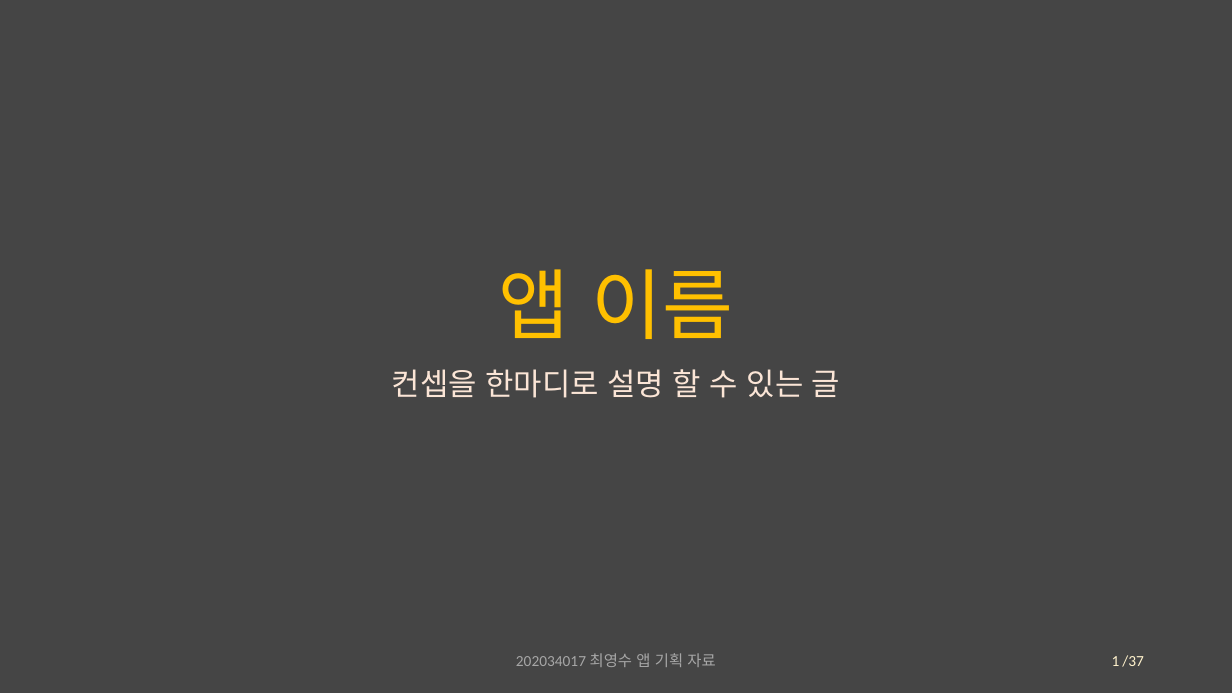
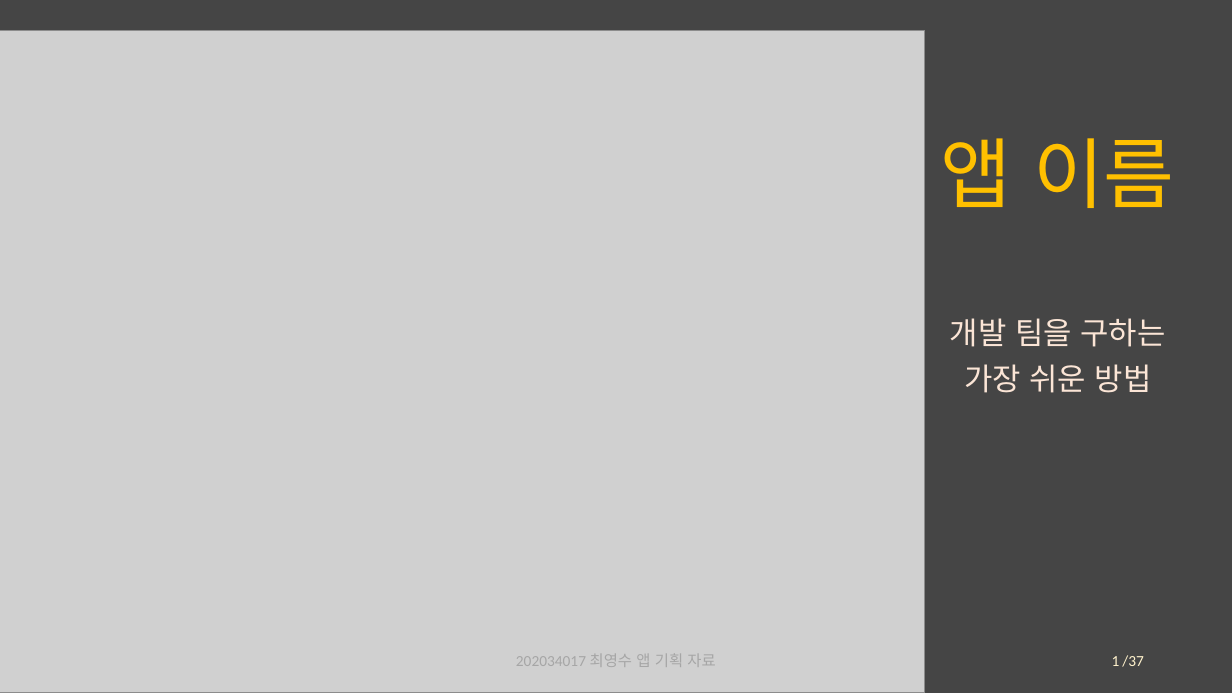
Before and after one commit to Chronos410/PartyCompetition, a slide deck: slide 1 of 대충 설계도.pptx. Drawn at 1232x693 pixels with LibreOffice and Linux fonts; fonts in the diff are those of the drawing; grey boxes stand for pictures. Boxes give left, top, right and bottom in pixels: in the first picture for what was removed or moved away, otherwise in the second. Text is boxed around its words. In the diff, an @@ line names an element or a change of style, - is before the commit and + after.

Commit message:
[CYS] word 기획서 추가, ppt 수정

```diff
--- a/대충 설계도.pptx
+++ b/대충 설계도.pptx
@@ picture added at [0, 30, 924, 693] @@
@@ title "앱 이름": place and size @@
-title "앱 이름" at [499, 269, 733, 339]
+title "앱 이름" at [941, 138, 1175, 208]
@@ subtitle at [950, 318, 1166, 393]: text changed @@
-컨셉을 한마디로 설명 할 수 있는 글
+개발 팀을 구하는
+가장 쉬운 방법
```
Also in this commit, not shown: 4 other files.
